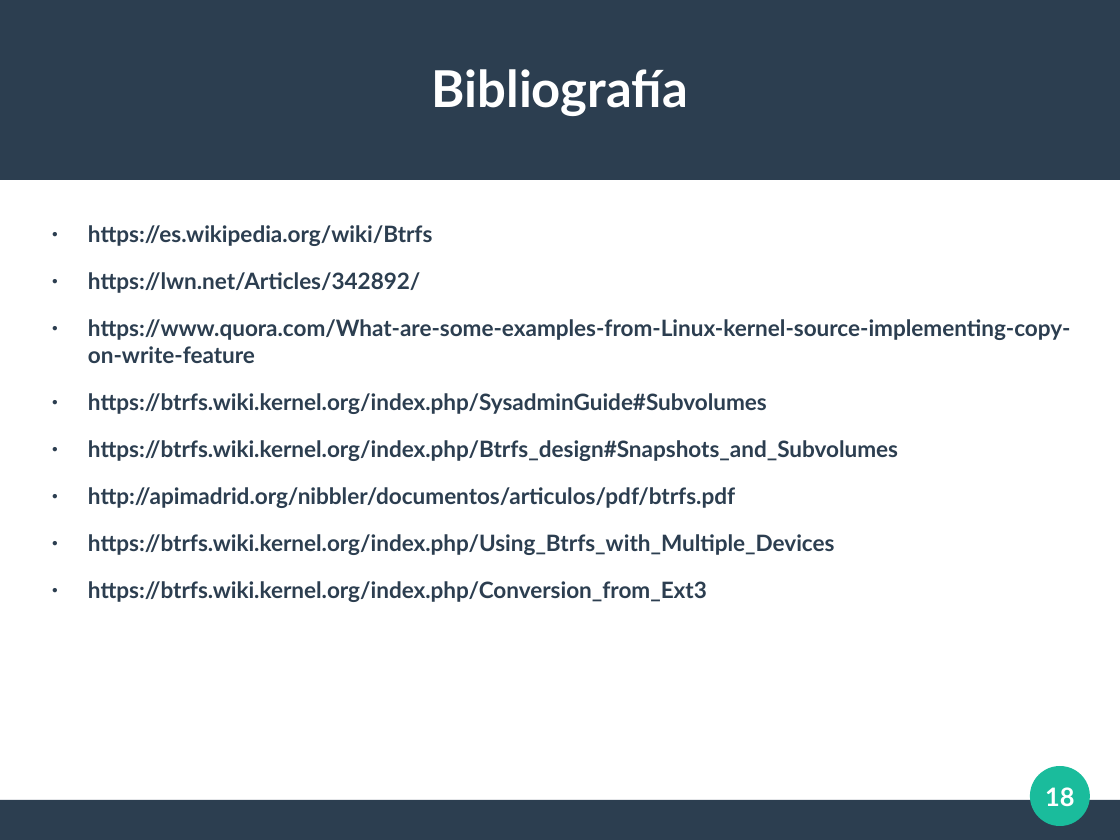
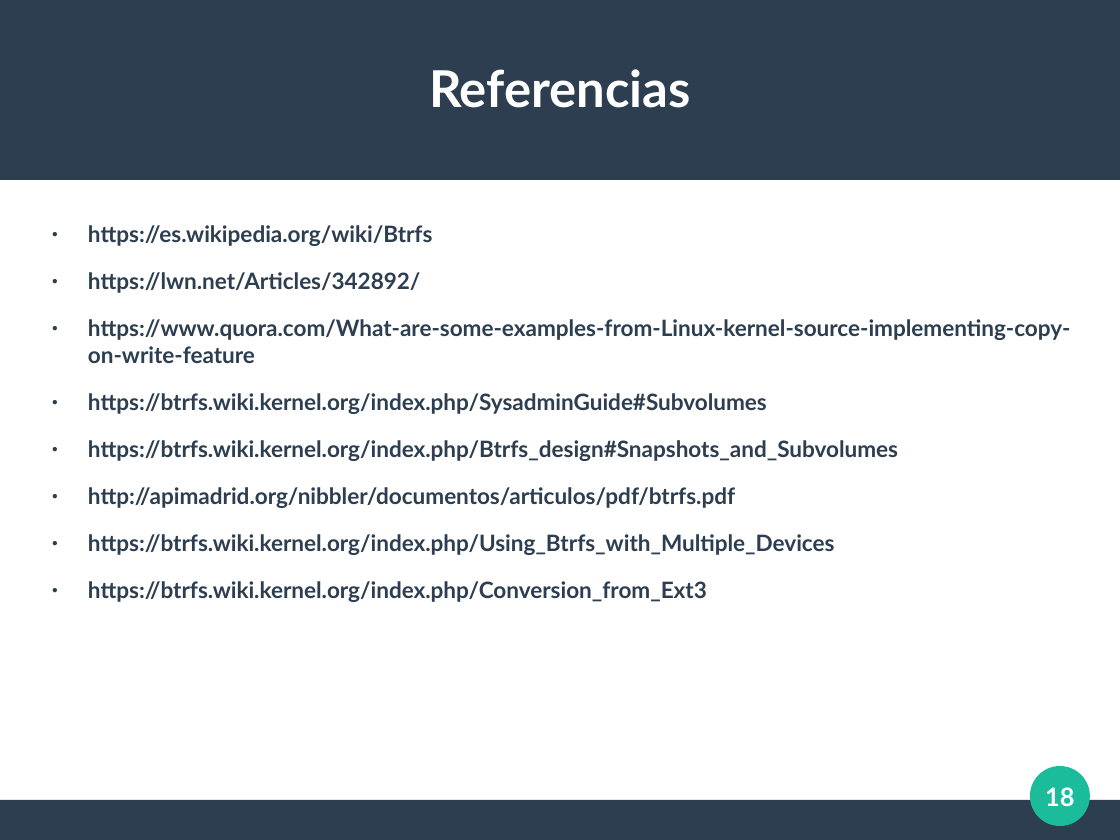
Before and after one commit to AlmuHS/Practicas_AdminServidores, a slide deck: slide 18 of Trabajo_Btrfs/Presentacion_Btrfs.odp. Drawn at 1120x840 pixels with LibreOffice and Linux fonts; fonts in the diff are those of the drawing. Boxes give left, top, right and bottom in pixels: in the first picture for what was removed or moved away, otherwise in the second. Text is boxed around its words. In the diff, an @@ line names an element or a change of style, - is before the commit and + after.

```diff
--- a/Trabajo_Btrfs/Presentacion_Btrfs.odp
+++ b/Trabajo_Btrfs/Presentacion_Btrfs.odp
@@ title at <box>429,69,691,108</box>: text changed @@
-Bibliografía
+Referencias
```
Also in this commit, not shown: 14 other slides changed.
